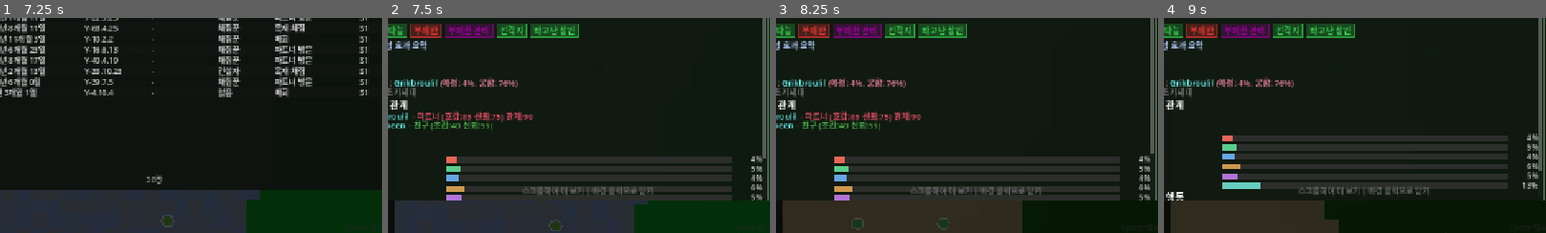
Above: before the commit, frames 1-4 (left to right).
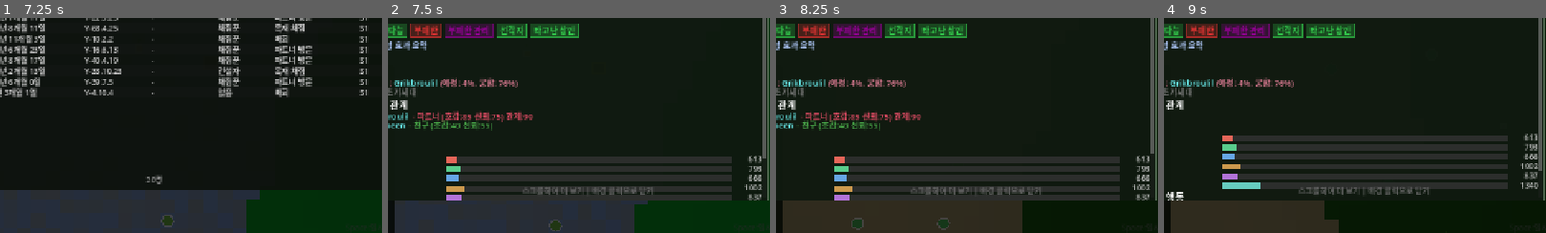
Above: after the commit, the same moments.

Repository: hyunlord/new-world
Game: Godot game, scene res://scenes/main/main.tscn
The game is run twice, just before and just after one commit, with the same random seed, the same clock (stepped at 60 frames per second) and the same inputs.
Inputs (mouse positions are % of the whole screen's width and height, from its top left):
- Up to frame 1 (7.25 s): tap Enter at 0.5, 3.5 s; drag from (89, 23) to (60, 28) at 0.52 s; drag from (89, 81) to (45, 70) at 1.27 s; tap Space at 2, 3.77, 5, 6.77 s; move the mouse to (50, 50) at 2.02 s; hold D 2.03-2.75 s; tap 0 at 2.1 s; click (50, 50) at 2.17 s; drag from (45, 70) to (20, 35) at 2.77 s; move the mouse to (80, 65) at 3.52 s; hold A 3.53-4.25 s; tap G at 3.6 s; drag from (20, 35) to (35, 25) at 4.27 s; move the mouse to (55, 50) at 5.02 s; hold Down 5.03-5.75 s; tap N at 5.1 s; click (55, 50) at 5.17 s; drag from (35, 25) to (30, 55) at 5.77 s; move the mouse to (72, 45) at 6.52 s; hold Up from 6.53 s (still down); tap P at 6.6 s
- Up to frame 2 (7.5 s): release Up at 7.25 s; drag from (50, 50) to (45, 70) at 7.27 s
- Up to frame 3 (8.25 s): tap Enter at 8 s; move the mouse to (50, 50) at 8.02 s; hold Down from 8.03 s (still down); tap Tab at 8.1 s; click (50, 50) at 8.17 s
- Up to frame 4 (9 s): release Down at 8.75 s; drag from (45, 70) to (20, 35) at 8.77 s
The pictures show only the part of the screen within x 28-78%, y 50-100%; the shares and areas given below are measured in that part.

Frame 1 is identical in both runs. In frame 2, 0.4% of the frame differs, in the area x 93-98%, y 64-85%; in frame 3, 0.4%; in frame 4, 0.5%, in the area x 93-98%, y 53-80%.

Commit message:
feat(body): _draw_bar value_label 파라미터 추가 — Body 섹션 realized 수치 직접 표시 — t-BFX03
- _draw_bar() 8번째 선택적 파라미터 value_label: String = "" 추가
- value_label != "" 이면 해당 문자열 직접 표시, 비어있으면 기존 "%d%%" 유지
- Body 섹션 6개 호출 → str(realized.get("...", 0)) 전달 (750, 1050 등 직접 표시)
- 필요/감정 등 다른 섹션 호출부 변경 없음

Co-Authored-By: Claude Sonnet 4.6 <noreply@anthropic.com>

Diff:
--- a/scripts/ui/entity_detail_panel.gd
+++ b/scripts/ui/entity_detail_panel.gd
@@ -1278,12 +1278,12 @@
 	cy = _draw_section_header(font, cx, cy, Locale.ltr("UI_BODY_SECTION"), "body")
 	if not _section_collapsed.get("body", false):
 		if entity.body != null and not entity.body.realized.is_empty():
-			cy = _draw_bar(font, cx + 10, cy, bar_w, Locale.ltr("UI_BODY_STR"), float(entity.body.realized.get("str", 0)) / GameConfig.BODY_REALIZED_MAX, Color(0.90, 0.40, 0.35))
-			cy = _draw_bar(font, cx + 10, cy, bar_w, Locale.ltr("UI_BODY_AGI"), float(entity.body.realized.get("agi", 0)) / GameConfig.BODY_REALIZED_MAX, Color(0.35, 0.80, 0.55))
-			cy = _draw_bar(font, cx + 10, cy, bar_w, Locale.ltr("UI_BODY_END"), float(entity.body.realized.get("end", 0)) / GameConfig.BODY_REALIZED_MAX, Color(0.40, 0.65, 0.90))
-			cy = _draw_bar(font, cx + 10, cy, bar_w, Locale.ltr("UI_BODY_TOU"), float(entity.body.realized.get("tou", 0)) / GameConfig.BODY_REALIZED_MAX, Color(0.80, 0.60, 0.30))
-			cy = _draw_bar(font, cx + 10, cy, bar_w, Locale.ltr("UI_BODY_REC"), float(entity.body.realized.get("rec", 0)) / GameConfig.BODY_REALIZED_MAX, Color(0.70, 0.45, 0.85))
-			cy = _draw_bar(font, cx + 10, cy, bar_w, Locale.ltr("UI_BODY_DR"),  float(entity.body.realized.get("dr",  0)) / GameConfig.BODY_REALIZED_DR_MAX, Color(0.40, 0.80, 0.75))
+			cy = _draw_bar(font, cx + 10, cy, bar_w, Locale.ltr("UI_BODY_STR"), float(entity.body.realized.get("str", 0)) / GameConfig.BODY_REALIZED_MAX, Color(0.90, 0.40, 0.35), str(entity.body.realized.get("str", 0)))
+			cy = _draw_bar(font, cx + 10, cy, bar_w, Locale.ltr("UI_BODY_AGI"), float(entity.body.realized.get("agi", 0)) / GameConfig.BODY_REALIZED_MAX, Color(0.35, 0.80, 0.55), str(entity.body.realized.get("agi", 0)))
+			cy = _draw_bar(font, cx + 10, cy, bar_w, Locale.ltr("UI_BODY_END"), float(entity.body.realized.get("end", 0)) / GameConfig.BODY_REALIZED_MAX, Color(0.40, 0.65, 0.90), str(entity.body.realized.get("end", 0)))
+			cy = _draw_bar(font, cx + 10, cy, bar_w, Locale.ltr("UI_BODY_TOU"), float(entity.body.realized.get("tou", 0)) / GameConfig.BODY_REALIZED_MAX, Color(0.80, 0.60, 0.30), str(entity.body.realized.get("tou", 0)))
+			cy = _draw_bar(font, cx + 10, cy, bar_w, Locale.ltr("UI_BODY_REC"), float(entity.body.realized.get("rec", 0)) / GameConfig.BODY_REALIZED_MAX, Color(0.70, 0.45, 0.85), str(entity.body.realized.get("rec", 0)))
+			cy = _draw_bar(font, cx + 10, cy, bar_w, Locale.ltr("UI_BODY_DR"),  float(entity.body.realized.get("dr",  0)) / GameConfig.BODY_REALIZED_DR_MAX, Color(0.40, 0.80, 0.75), str(entity.body.realized.get("dr",  0)))
 		cy += 4.0
 
 	# ── Action History (alive only) ──
@@ -1393,7 +1393,7 @@
 	draw_line(Vector2(x, y), Vector2(panel_w - 20, y), Color(0.3, 0.3, 0.3), 1.0)
 
 
-func _draw_bar(font: Font, x: float, y: float, w: float, label: String, value: float, color: Color) -> float:
+func _draw_bar(font: Font, x: float, y: float, w: float, label: String, value: float, color: Color, value_label: String = "") -> float:
 	var label_w: float = 130.0
 	var pct_w: float = 45.0
 	var bar_gap: float = 4.0
@@ -1407,7 +1407,8 @@
 	draw_rect(Rect2(bar_x, y + 2, bar_w * clampf(value, 0.0, 1.0), bar_h), color)
 
 	var pct_x: float = bar_x + bar_w + bar_gap
-	draw_string(font, Vector2(pct_x, y + 11), "%d%%" % int(value * 100), HORIZONTAL_ALIGNMENT_RIGHT, int(pct_w), GameConfig.get_font_size("bar_label"), Color(0.8, 0.8, 0.8))
+	var _display: String = value_label if value_label != "" else "%d%%" % int(value * 100)
+	draw_string(font, Vector2(pct_x, y + 11), _display, HORIZONTAL_ALIGNMENT_RIGHT, int(pct_w), GameConfig.get_font_size("bar_label"), Color(0.8, 0.8, 0.8))
 	return y + 16.0
 
 
Not shown, changed: PROGRESS.md
